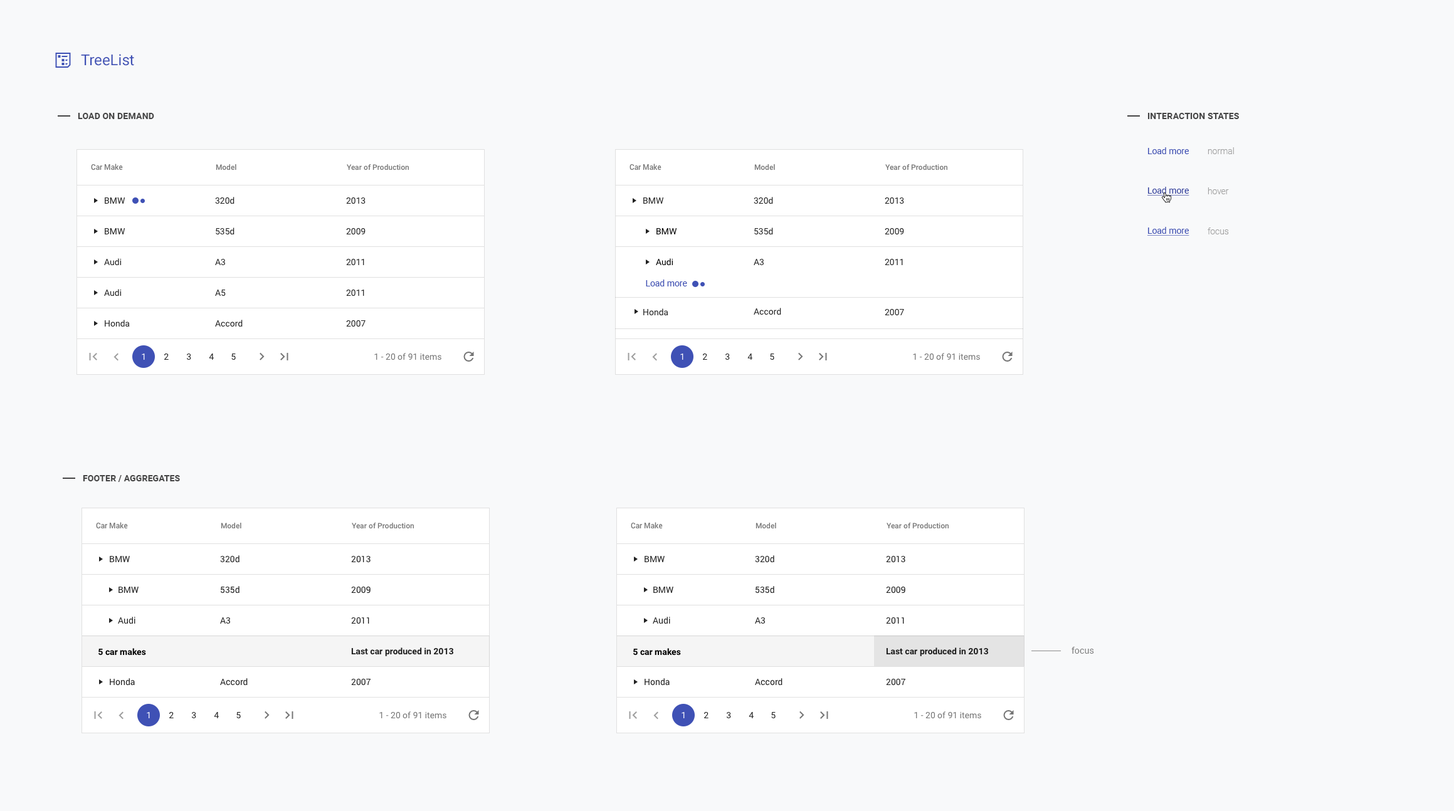
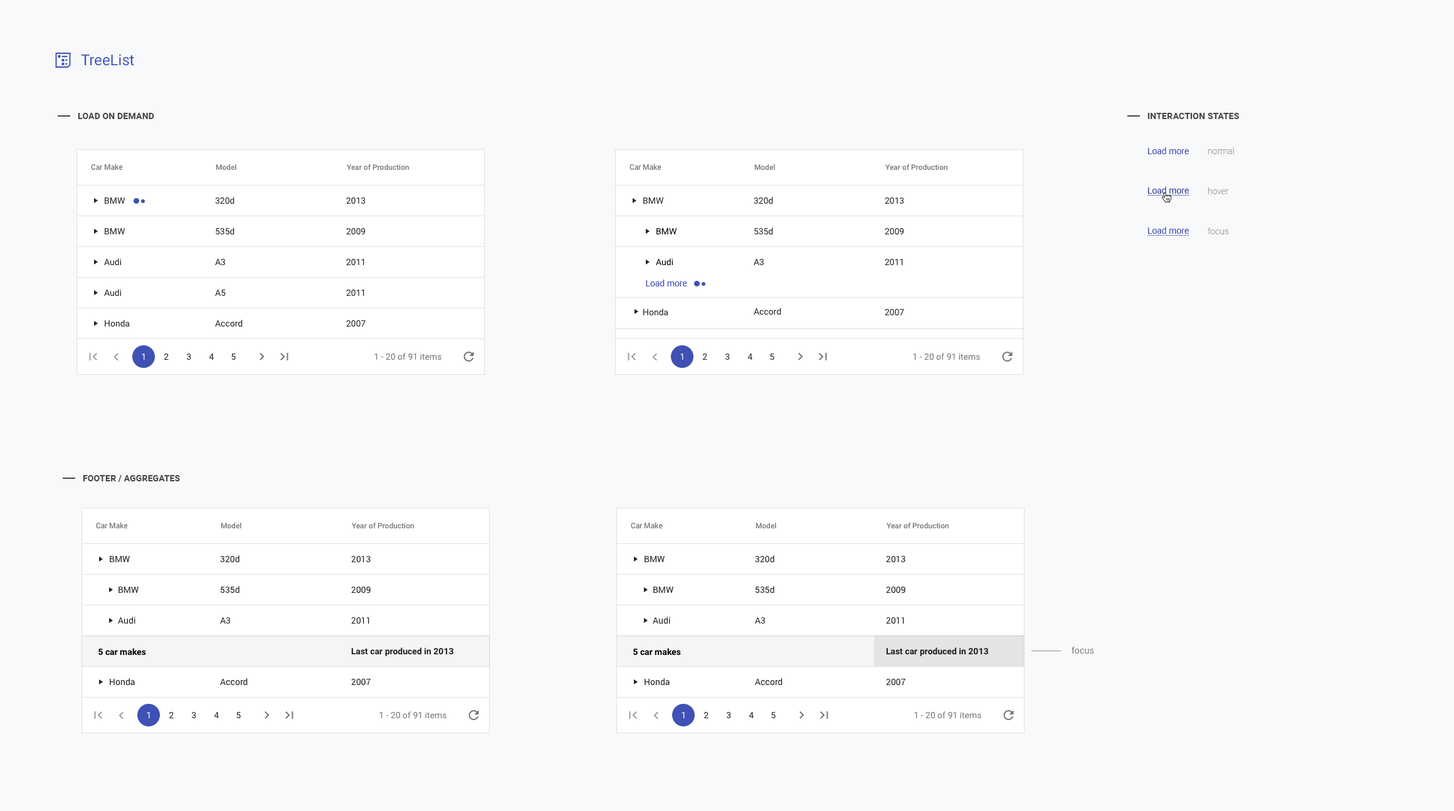
Layered file, before and after one edit (1454 × 811). Changes by layer:
painted on "Ellipse 1 copy" (1st of 2, in "TreeList" › "loader") over [700, 282, 706, 287]
painted on "Ellipse 1" (1st of 2, in "TreeList" › "loader") over [692, 280, 700, 288]
painted on "Ellipse 1 copy" (2nd of 2, in "TreeList" › "loader") over [140, 198, 145, 204]
painted on "Ellipse 1" (2nd of 2, in "TreeList" › "loader") over [132, 197, 140, 204]
